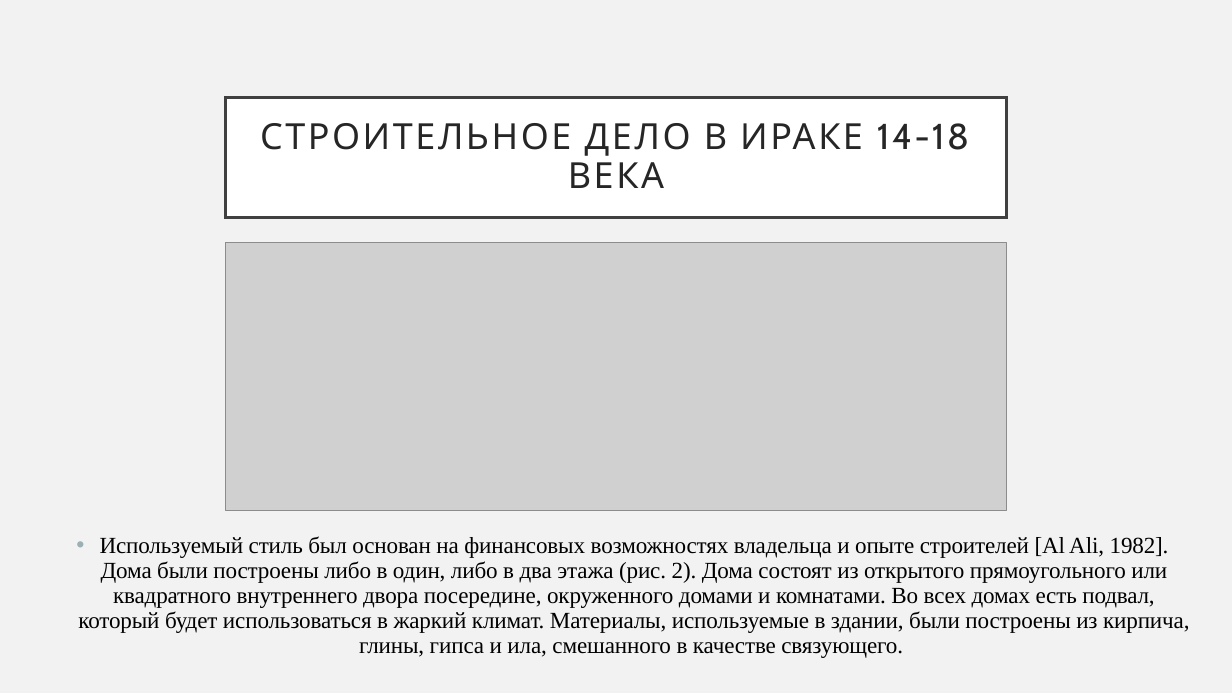
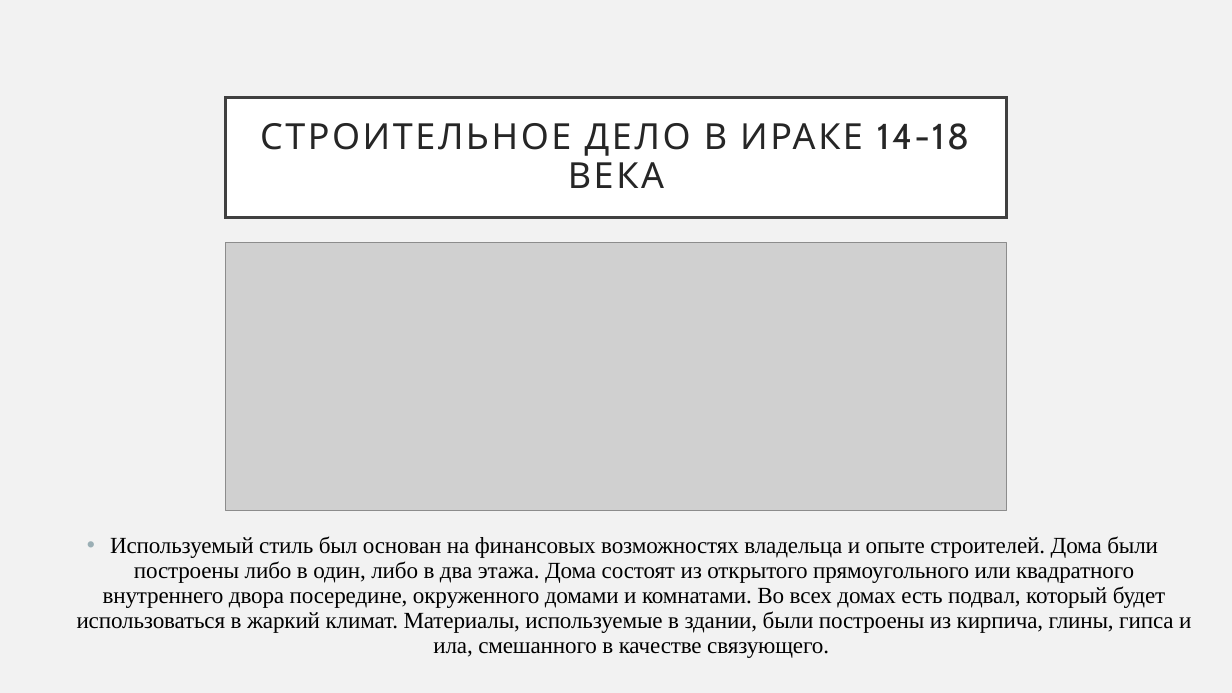
Before and after one commit to DnineO/3-term-of-SPBSTU, a slide deck: slide 9 of История и методология науки/Наука и строительное дело в Ираке 14-18 века.pptx (slide 8 before the commit). Drawn at 1232x693 pixels with LibreOffice and Linux fonts; fonts in the diff are those of the drawing; grey boxes stand for pictures. Boxes give left, top, right and bottom in pixels: in the first picture for what was removed or moved away, otherwise in the second. Text is boxed around its words. In the diff, an @@ line names an element or a change of style, - is before the commit and + after.

```diff
--- a/История и методология науки/Наука и строительное дело в Ираке 14-18 века.pptx
+++ b/История и методология науки/Наука и строительное дело в Ираке 14-18 века.pptx
@@ text at (x1=77, y1=536, x2=1191, y2=658): text changed @@
-• Используемый стиль был основан на финансовых возможностях владельца и опыте строителей [Al Ali, 1982]. Дома были построены либо в один, либо в два этажа (рис. 2). Дома состоят из открытого прямоугольного или квадратного внутреннего двора посередине, окруженного домами и комнатами. Во всех домах есть подвал, который будет использоваться в жаркий климат. Материалы, используемые в здании, были построены из кирпича, глины, гипса и ила, смешанного в качестве связующего.
+• Используемый стиль был основан на финансовых возможностях владельца и опыте строителей. Дома были построены либо в один, либо в два этажа. Дома состоят из открытого прямоугольного или квадратного внутреннего двора посередине, окруженного домами и комнатами. Во всех домах есть подвал, который будет использоваться в жаркий климат. Материалы, используемые в здании, были построены из кирпича, глины, гипса и ила, смешанного в качестве связующего.
```
Also in this commit, not shown: 6 other slides changed, 3 slides added, 1 slide removed.
